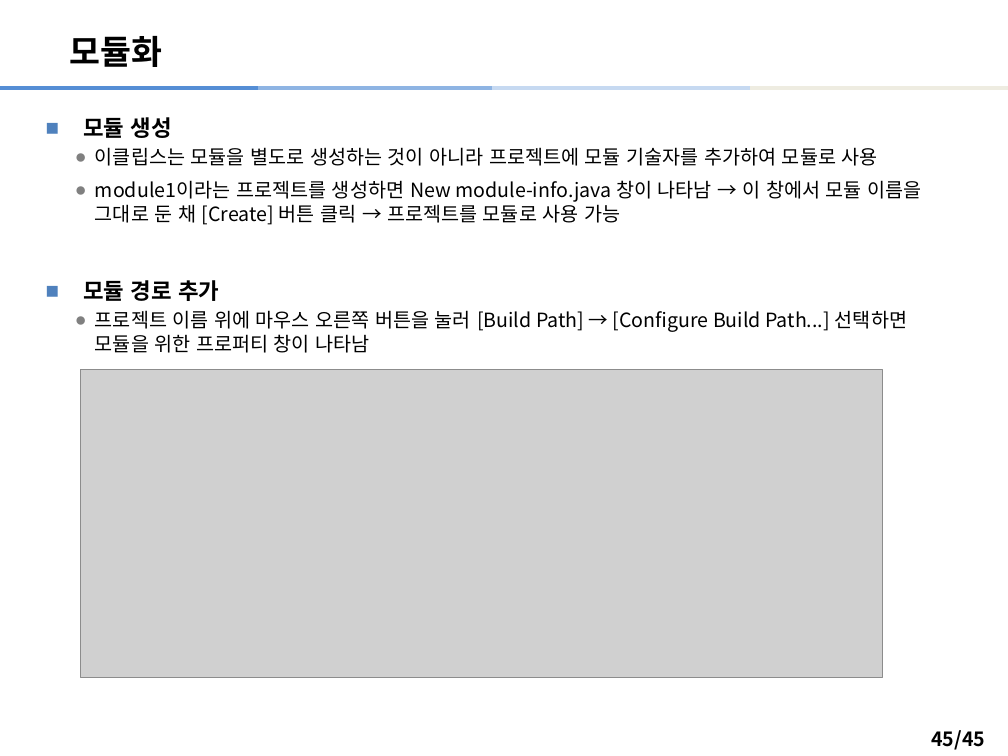
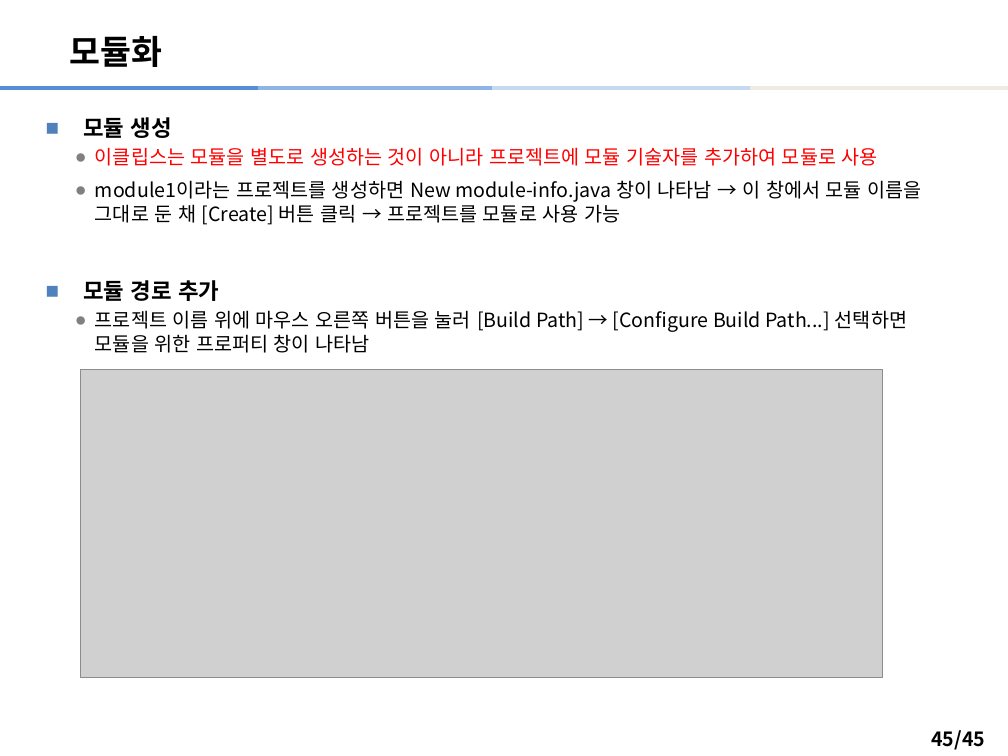
Before and after one commit to LimJuHyung1/JavaClass, a slide deck: slide 45 of Chapter6/6장/06.상속-이클립스.pptx. Drawn at 1008x756 pixels with LibreOffice and Linux fonts; fonts in the diff are those of the drawing; grey boxes stand for pictures. Boxes give left, top, right and bottom in pixels: in the first picture for what was removed or moved away, otherwise in the second. Text is boxed around its words. In the diff, an @@ line names an element or a change of style, - is before the commit and + after.

```diff
--- a/Chapter6/6장/06.상속-이클립스.pptx
+++ b/Chapter6/6장/06.상속-이클립스.pptx
@@ text at (x1=95, y1=147, x2=878, y2=166): text colour #000000 to #FF0000 in "이클립스는 모듈을 별도로 생성하는 것이 아니라 프로젝트에 ..." @@
```
Also in this commit, not shown: 1 other slide changed, 49 other files.
